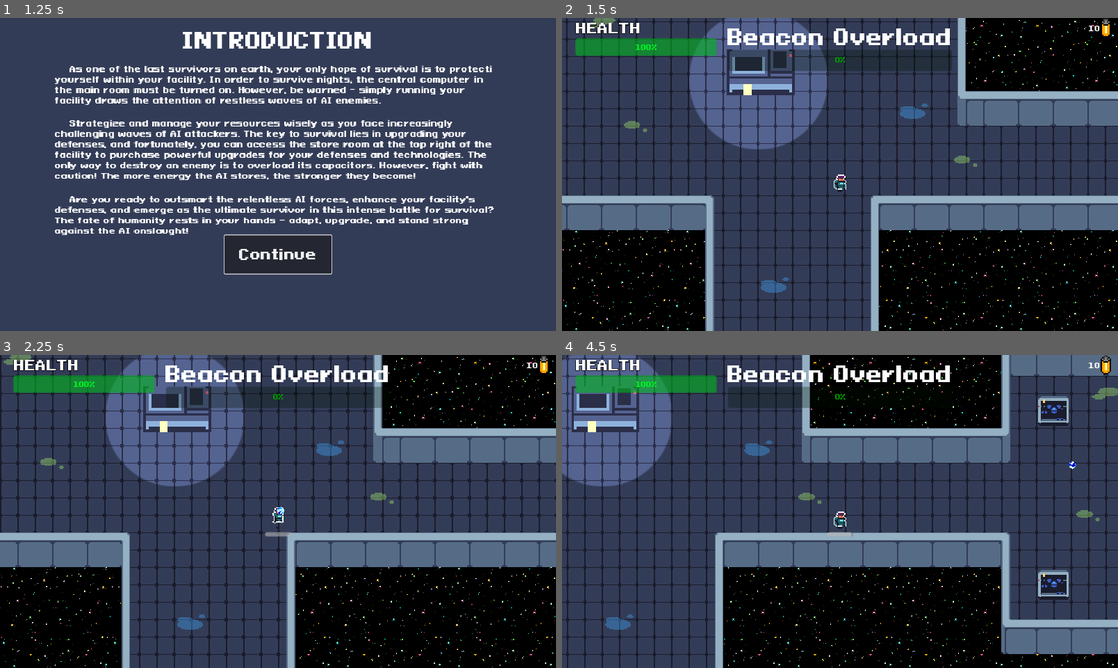
Above: before the commit, frames 1-4 (two rows, left to right).
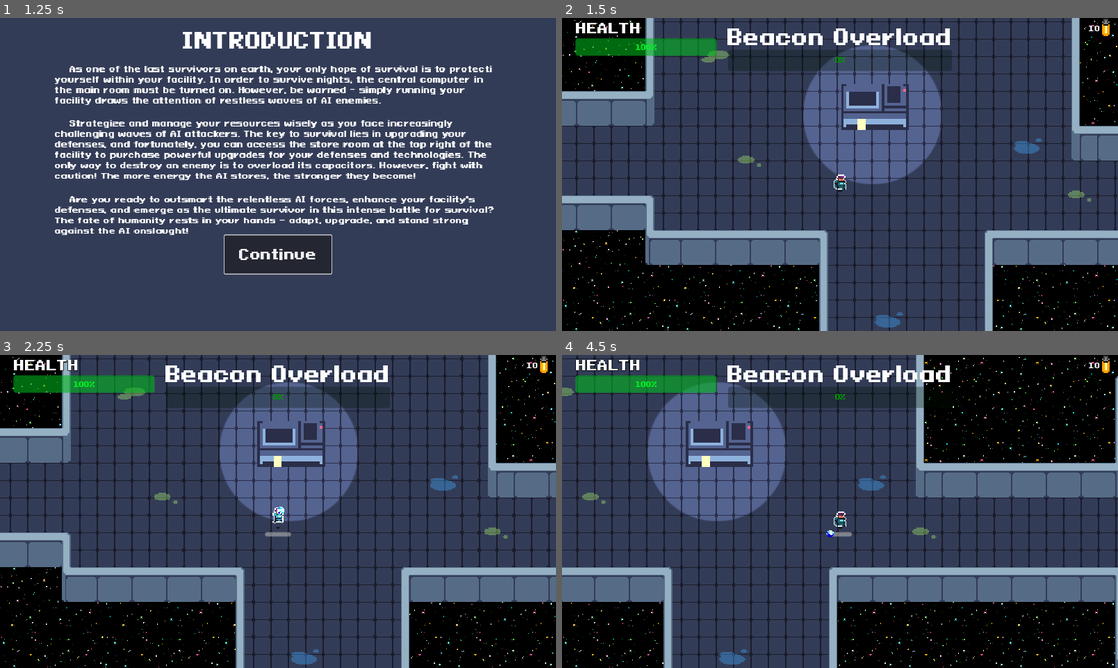
Above: after the commit, the same moments.

Repository: AugustanaCSC380January2024/final-game-solo
Game: Godot game, scene res://Scenes/main_menu.tscn
Two runs of this game, one before a commit and one after it. Both use one fixed random seed, a clock stepped at 60 frames per second and the inputs below. Sound files missing from this copy of the repository are replaced by a short silence.
Inputs (mouse positions are in pixels of both pictures, inside the frame that each line leads up to):
- Up to frame 1 (1.25 s): click "Load Game" at 0.5 s
- Up to frame 2 (1.5 s): click "Continue" at 1.25 s
- Up to frame 3 (2.25 s): tap Enter at 2 s; move the mouse to (400, 495) at 2.02 s; hold Right (ui_right) from 2.03 s (still down); tap E (interact) at 2.1 s; click (400, 495) at 2.17 s
- Up to frame 4 (4.5 s): release Right (ui_right) at 2.75 s; drag from (728, 527) to (684, 408) at 2.77 s; move the mouse to (895, 442) at 3.52 s; hold Right (ui_right) 3.53-4.25 s; tap E (interact) at 3.6 s; drag from (812, 574) to (1034, 470) at 4.27 s

Frame 1 is identical in both runs. In frame 2, 56% of the frame differs, in the area x 0-100%, y 0-100%; in frame 3, 57%; in frame 4, 63%.

Commit message:
Added a Blur Vignette Shader - Not working

Diff:
--- a/Scenes/Game.tscn
+++ b/Scenes/Game.tscn
@@ -14,12 +14,20 @@
 [ext_resource type="PackedScene" uid="uid://cspwcnb5tsy1s" path="res://Scenes/introduction.tscn" id="10_wbaxq"]
 [ext_resource type="AudioStream" uid="uid://6gwx67gmxtp5" path="res://Music/Rapture (Synthwave).wav" id="12_q4q2j"]
 [ext_resource type="PackedScene" uid="uid://c24466ica1354" path="res://Scenes/green_wave_shader.tscn" id="14_1wvr0"]
+[ext_resource type="Shader" path="res://Shaders/Blur Vignette.gdshader" id="14_oxyqv"]
 
 [sub_resource type="LabelSettings" id="LabelSettings_s2p76"]
 font_size = 32
 
 [sub_resource type="LabelSettings" id="LabelSettings_kb3ud"]
 font_size = 32
+
+[sub_resource type="ShaderMaterial" id="ShaderMaterial_nelfe"]
+shader = ExtResource("14_oxyqv")
+shader_parameter/blur_radius = 1.0
+shader_parameter/blur_amount = 5.0
+shader_parameter/blur_inner = 1.0
+shader_parameter/blur_outer = 0.0
 
 [node name="Game" type="Node2D"]
 script = ExtResource("1_wvqwh")
@@ -50,7 +58,7 @@
 position = Vector2(501, 335)
 
 [node name="Player" parent="." instance=ExtResource("2_nfu3v")]
-position = Vector2(573, 429)
+position = Vector2(468, 397)
 
 [node name="CanvasLayer" type="CanvasLayer" parent="."]
 layer = 3
@@ -124,7 +132,16 @@
 visible = false
 
 [node name="PlayerCam" type="Camera2D" parent="."]
+visible = false
 use_parent_material = true
+
+[node name="ColorRect" type="ColorRect" parent="PlayerCam"]
+material = SubResource("ShaderMaterial_nelfe")
+anchors_preset = 15
+anchor_right = 1.0
+anchor_bottom = 1.0
+grow_horizontal = 2
+grow_vertical = 2
 
 [node name="Timer" type="Timer" parent="."]
 wait_time = 5.0
--- /dev/null
+++ b/Shaders/Blur Vignette.gdshader
@@ -0,0 +1,33 @@
+shader_type canvas_item;
+
+uniform sampler2D screen_texture: hint_screen_texture, repeat_disable, filter_linear_mipmap;
+uniform float blur_radius : hint_range(0, 1) = 0.2; // Radius of the blur effect
+uniform float blur_amount : hint_range(0, 5) = 1.0; // Strength of the blur effect
+uniform float blur_inner : hint_range(0, 1) = 0.6; // Inner edge of the blur effect
+uniform float blur_outer : hint_range(0, 1) = 0.66; // Outer edge of the blur effect
+
+void fragment() {
+    // Original color of the pixel from the screen
+    vec4 pixelColor = texture(screen_texture, UV);
+
+    // Color with blur effect from the screen
+    vec4 blurColor = textureLod(screen_texture, SCREEN_UV, blur_amount);
+
+    // Calculate distance from the center of the screen
+    float distance = length(UV - vec2(0.5, 0.5));
+
+    // Apply smoothstep function to control transition between areas
+    float blur = smoothstep(blur_inner - blur_radius, blur_outer, distance);
+
+    // Mix colors of the blur effect and the original color based on the smoothstep value
+    pixelColor.rgb = mix(blurColor.rgb, COLOR.rgb, -blur);
+
+    // Set the alpha component of the blur effect to the smoothstep value
+    blurColor.a = blur;
+
+    // Mix colors of the blur effect with white for an additional effect
+    blurColor.rgb = mix(blurColor.rgb, vec3(1.0), 0.1);
+
+    // Set the final color to the modified color of the blur effect
+    COLOR = blurColor;
+}
Not shown: 1 places in Scenes/Game.tscn that only renumber resources
